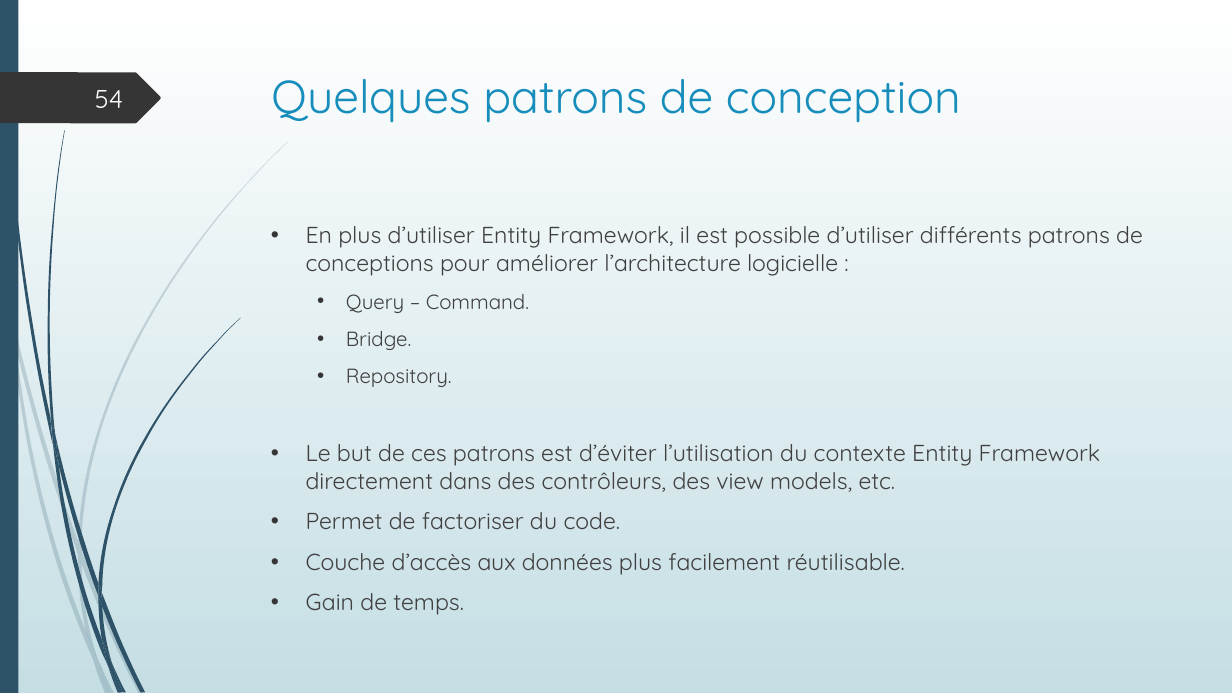
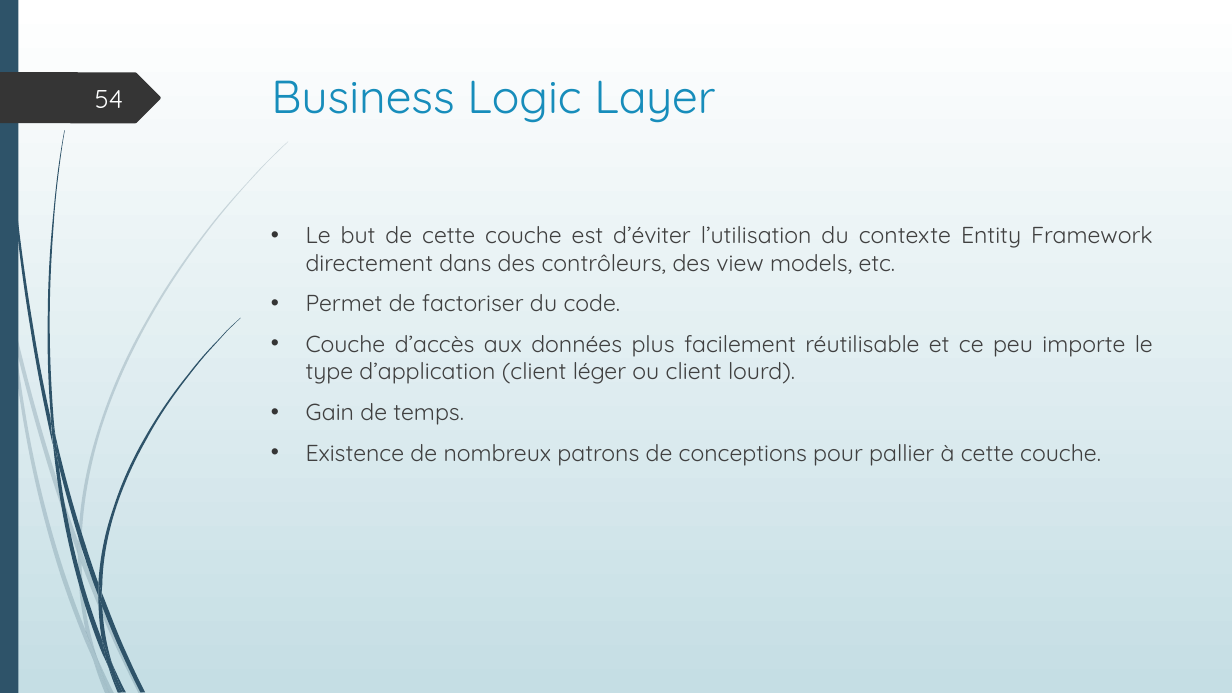
Before and after one commit to AdrienVacataireIUT/Cours, a slide deck: slide 54 of Cours 1er jalon.pptx. Drawn at 1232x693 pixels with LibreOffice and Linux fonts; fonts in the diff are those of the drawing. Boxes give left, top, right and bottom in pixels: in the first picture for what was removed or moved away, otherwise in the second. Text is boxed around its words. In the diff, an @@ line names an element or a change of style, - is before the commit and + after.

Commit message:
MAJ

```diff
--- a/Cours 1er jalon.pptx
+++ b/Cours 1er jalon.pptx
@@ title at [271, 80, 715, 123]: text changed @@
-Quelques patrons de conception
+Business Logic Layer
@@ text at [306, 226, 1153, 274]: text changed @@
-• En plus d’utiliser Entity Framework, il est possible d’utiliser différents patrons de conceptions pour améliorer l’architecture logicielle :
-  • Query – Command.
-  • Bridge.
-  • Repository.
-• Le but de ces patrons est d’éviter l’utilisation du contexte Entity Framework directement dans des contrôleurs, des view models, etc.
+• Le but de cette couche est d’éviter l’utilisation du contexte Entity Framework directement dans des contrôleurs, des view models, etc.
@@ text at [306, 294, 621, 425]: alignment left to justified @@
@@ text at [306, 335, 1153, 384]: text changed @@
-• Couche d’accès aux données plus facilement réutilisable.
+• Couche d’accès aux données plus facilement réutilisable et ce peu importe le type d’application (client léger ou client lourd).
@@ text at [306, 444, 1101, 466]: paragraph added @@
+• Existence de nombreux patrons de conceptions pour pallier à cette couche.
```
Also in this commit, not shown: 4 slides added.
